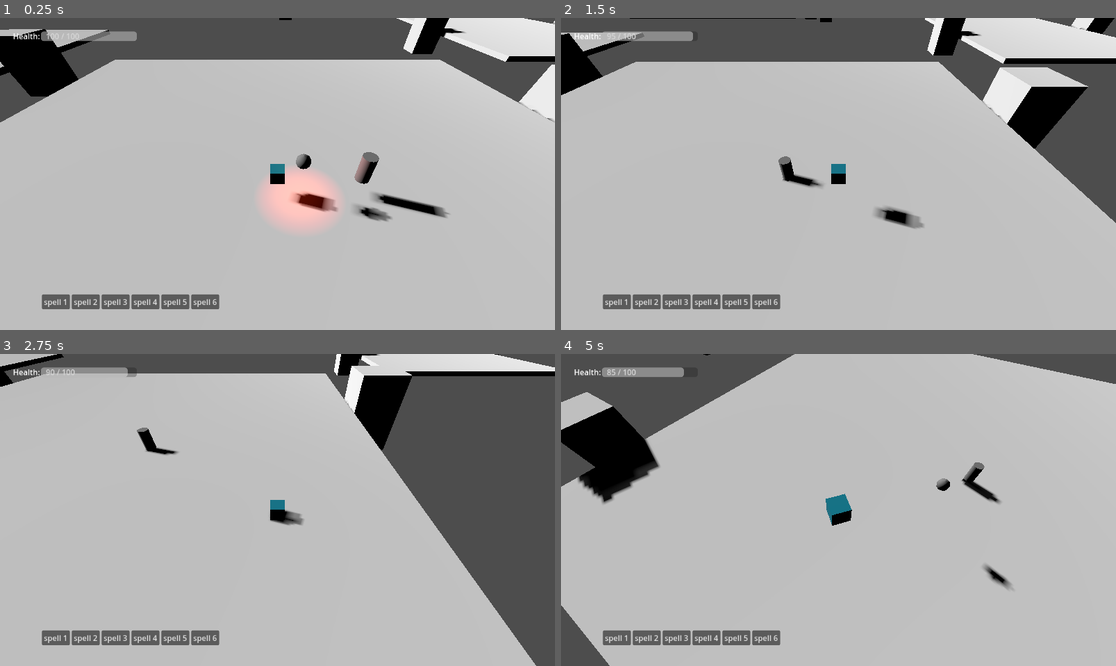
Above: before the commit, frames 1-4 (two rows, left to right).
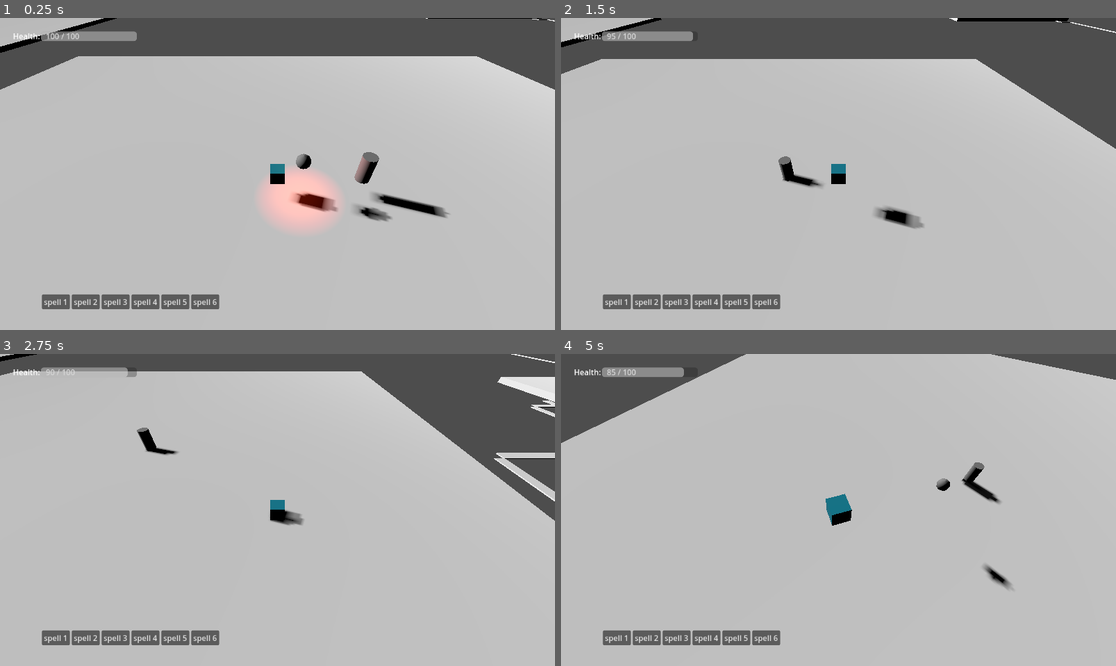
Above: after the commit, the same moments.

Repository: DumplingEater/possible_game
Game: Godot game, scene res://resources/scenes/main.tscn
Same seed, same stepped clock (60 frames per second), same inputs: the game is played once before the commit and once after it.
Inputs (mouse positions are in pixels of both pictures, inside the frame that each line leads up to):
- Up to frame 1 (0.25 s): no input
- Up to frame 2 (1.5 s): move the mouse to (960, 158) at 0.52 s; hold E (move_right) 0.53-1.28 s; tap 1 (action_1) at 0.6 s; tap Space (jump) at 0.77 s; move the mouse to (727, 189) at 1.27 s; hold S (move_back) from 1.28 s (still down); click (727, 189) at 1.35 s
- Up to frame 3 (2.75 s): tap Space (jump) at 1.52 s; move the mouse to (333, 441) at 2.02 s; release S (move_back) at 2.03 s; hold E (move_right) from 2.03 s (still down); hold Right mouse button (mouse_right_click) from 2.03 s (still down)
- Up to frame 4 (5 s): move the mouse to (810, 572) at 2.77 s; release E (move_right) at 2.78 s; release Right mouse button (mouse_right_click) at 2.78 s; hold W (move_forward) 2.78-3.53 s; tap Mouse wheel down (scroll_down) at 2.85 s; tap Space (jump) at 3.02, 3.77, 4.52 s; move the mouse to (1005, 556) at 3.52 s; hold Mouse wheel up (scroll_up) 3.53-4.28 s; hold Q (move_left) from 3.53 s (still down); move the mouse to (672, 463) at 4.27 s; tap 1 (action_1) at 4.35 s

The runs differ from the first frame. In frame 1, 9.0% of the frame differs, in the area x 0-100%, y 0-34%; in frame 2, 13%; in frame 3, 18%, in the area x 0-100%, y 0-100%; in frame 4, 7.9%.

Commit message:
starting to get halls down

Diff:
--- a/resources/scenes/dungeon_level.tscn
+++ b/resources/scenes/dungeon_level.tscn
@@ -7,6 +7,6 @@
 
 [node name="dungeon_spawner" type="Node3D" parent="."]
 script = ExtResource("1_14uwh")
-min_room_size = 30
-room_count = 30
+room_count = 25
+max_iterations = 1000
 base_room = ExtResource("2_6wpme")
--- /dev/null
+++ b/resources/scenes/sandbox.tscn
@@ -0,0 +1,8 @@
+[gd_scene load_steps=2 format=3 uid="uid://xw4tvyyb2j1h"]
+
+[sub_resource type="ArrayMesh" id="ArrayMesh_00qgf"]
+
+[node name="Sandbox" type="Node3D"]
+
+[node name="CSGMesh3D" type="CSGMesh3D" parent="."]
+mesh = SubResource("ArrayMesh_00qgf")
--- a/src/procedural_generation/dungeon_generator.gd
+++ b/src/procedural_generation/dungeon_generator.gd
@@ -7,6 +7,7 @@
 @export var room_count: int = 20
 @export var max_iterations: int = 10000
 @export var hall_width: float = 6
+@export var wall_thickness: float = 1
 
 @export var base_room: PackedScene = null
 
@@ -17,6 +18,8 @@
 func _ready():
 	char_spawn_point = Vector3.ZERO
 	var spawn_set = false
+
+	var halls = {}
 
 	print("Building rooms...")
 	rng = RandomNumberGenerator.new()
@@ -25,8 +28,10 @@
 	while len(rooms) < room_count:
 		var x: int = rng.randi_range(-grid_size, grid_size)
 		var z: int = rng.randi_range(-grid_size, grid_size)
-		var dx: int = rng.randi_range(min_room_size, max_room_size)
-		var dz: int = rng.randi_range(min_room_size, max_room_size)
+		#var dx: int = rng.randi_range(min_room_size, max_room_size)
+		#var dz: int = rng.randi_range(min_room_size, max_room_size)
+		var dx: float = max(min_room_size, rng.randfn(50, 15))
+		var dz: float = max(min_room_size, rng.randfn(dx, 15))
 
 		var candidate_room = base_room.instantiate()
 		var room_position: Vector3 = Vector3(x, 0.0, z)
@@ -37,7 +42,7 @@
 		# see if this room overlaps an existing room, and if so, free it
 		var room_overlaps: bool = false
 		for room in rooms:
-			if room.overlaps_room(candidate_room, hall_width):
+			if room.overlaps_room(candidate_room, hall_width + wall_thickness):
 				room_overlaps = true
 				candidate_room.free()
 				break
@@ -113,7 +118,7 @@
 			var face_for_target_room: int = (face_for_origin_door + 2) % 4
 			var corner_offset: int = int(hall_width / 2.0)
 
-			var start_xz: Array[float] = [0, 0]
+			var start_xz: Vector2 = Vector2(0, 0)
 			start_xz = _calculate_door_position(
 				room,
 				face_for_origin_door,
@@ -121,7 +126,7 @@
 				hall_width
 			)
 
-			var end_xz: Array[float] = [0, 0]
+			var end_xz: Vector2 = Vector2(0, 0)
 			end_xz = _calculate_door_position(
 				target_room,
 				face_for_target_room,
@@ -129,161 +134,42 @@
 				hall_width
 			)
 
-			var door = base_room.instantiate()
-			add_child(door)
-			var p = Vector3(start_xz[0], 0.0, start_xz[1])
-			door.height = 10.0
-			door.construct_room(
-				p,
-				Vector3(hall_width, 10, hall_width),
-			)
-			var door2 = base_room.instantiate()
-			add_child(door2)
-			var p2 = Vector3(end_xz[0], 0.0, end_xz[1])
-			door2.height = 10.0
-			door2.construct_room(
-				p2,
-				Vector3(hall_width, 10, hall_width),
-			)
-
-
-	# i guess for conceptual sake i am picturing this top down +x to right +z 'up'
-	#for room in room_graph:
-		#var adjacent_rooms = room_graph[room]
-		#for target_room in adjacent_rooms:
-#
-			#var rooms_overlap_on_x_axis = !(room.max_x() < target_room.min_x() or room.min_x() > target_room.max_x())
-			#var rooms_overlap_on_z_axis = !(room.max_z() < target_room.min_z() or room.min_z() > target_room.max_z())
-			#
-			#var x_overlap_amount = abs(room.max_x() - target_room.min_x()) if rooms_overlap_on_x_axis else 0.0
-			#var z_overlap_amount = abs(room.max_z() - target_room.min_z()) if rooms_overlap_on_z_axis else 0.0
-			#
-			## if the rooms overlap enough to fit a hall just do a straight hall
-			#if x_overlap_amount > hall_width + 2 or z_overlap_amount > hall_width + 2:
-				#
-				## just line up our 4 x values and sort and our x bounds for hall
-				## pos are the middle two. same for z actually for the bounds of
-				## the hall
-				#var x_edges = [room.min_x(), room.max_x(), target_room.min_x(), target_room.max_x()]
-				#var z_edges = [room.min_z(), room.max_z(), target_room.min_z(), target_room.max_z()]
-				#
-				#x_edges.sort()
-				#z_edges.sort()
-				#
-				#var hall_x = (x_edges[1] + x_edges[2]) / 2
-				#var hall_z = (z_edges[1] + z_edges[2]) / 2
-				#
-				## calculate position and size of hall
-				#var hall_size: Vector3 = Vector3(0, 0, 0)
-				#if rooms_overlap_on_x_axis:
-					#var hall_length = abs(z_edges[1] - z_edges[2])
-					#hall_size = Vector3(hall_width, 1.0, hall_length)
-				#elif rooms_overlap_on_z_axis:
-					#var hall_length = abs(x_edges[1] - x_edges[2])
-					#hall_size = Vector3(hall_length, 1.0, hall_width)
-				#
-				#var hall_position = Vector3(hall_x, 0.0, hall_z)
-				#var hall_room = base_room.instantiate()
-				#add_child(hall_room)
-				#hall_room.construct_room(hall_position, hall_size)
-				#continue
-			#
-			#
-			## the cases where rooms don't directly overlap correlate
-			## to the target room being off of one of the four corners of this
-			## room, so we need a bent hall
-			#
-			#var x_diff = abs(room.global_position.x - target_room.global_position.x)
-			#var z_diff = abs(room.global_position.z - target_room.global_position.z)
-			#
-			## gets closest corner
-			#var start_x = min(room.max_x(), target_room.global_position.x)
-			#start_x = max(room.min_x(), start_x)
-			#var start_z = min(room.max_z(), target_room.global_position.z)
-			#start_z = max(room.min_z(), start_z)
-			#
-			#var should_go_right = bool(target_room.global_position.x > room.global_position.x)
-			#var should_go_up = bool(target_room.global_position.z > room.global_position.z)
-			#
-			#var first_leg_start_position = Vector3()
-			#var first_leg_end_position = Vector3()
-			#var second_leg_start_position = Vector3()
-			#var second_leg_end_position = Vector3()
-			#var first_leg_scale = Vector3()
-			#var second_leg_scale = Vector3()
-			#var first_leg_along_z = false
-			#var second_leg_along_z = false
-			#if randf_range(0.0, 1.0) < 0.5:
-				## moving in z first, snap x to center
-				#first_leg_along_z = true
-				#var target_z = target_room.global_position.z
-				#start_x = room.global_position.x
-				#
-				#if should_go_up:
-					#first_leg_end_position = Vector3(start_x, 0.0, target_z - hall_width / 2.0)
-				#else:
-					#first_leg_end_position = Vector3(start_x, 0.0, target_z + hall_width / 2.0)
-				#
-				#first_leg_start_position = Vector3(start_x, 0.0, start_z)
-				#first_leg_scale = Vector3(hall_width, 1.0, abs(first_leg_end_position.z - start_z))
-					#
-				#var target_x = 0.0
-				#if should_go_right:
-					#target_x = target_room.min_x()
-					#second_leg_start_position = Vector3(start_x + hall_width / 2.0, 0.0, target_z)
-				#else:
-					#target_x = target_room.max_x()
-					#second_leg_start_position = Vector3(start_x - hall_width / 2.0, 0.0, target_z)
-				#
-				#second_leg_end_position = Vector3(target_x, 0.0, target_z)
-				#second_leg_scale = Vector3(abs(second_leg_end_position.x - second_leg_start_position.x), 1.0, hall_width)
-			#else:  # going horizontal first
-				#second_leg_along_z = true
-				#var target_x = target_room.global_position.x
-				#start_z = room.global_position.z
-				#
-				#if should_go_right:
-					#first_leg_end_position = Vector3(target_x - hall_width / 2.0, 0.0, start_z)
-				#else:
-					#first_leg_end_position = Vector3(target_x + hall_width / 2.0, 0.0, start_z)
-				#
-				#first_leg_start_position = Vector3(start_x, 0.0, start_z)
-				#first_leg_scale = Vector3(abs(first_leg_end_position.x - first_leg_start_position.x), 1.0, hall_width)
-				#
-				#var target_z = 0.0
-				#if should_go_up:
-					#target_z = target_room.min_z()
-					#second_leg_start_position = Vector3(target_x, 0.0, start_z + hall_width / 2.0)
-				#else:
-					#target_z = target_room.max_z()
-					#second_leg_start_position = Vector3(target_x, 0.0, start_z - hall_width / 2.0)
-				#
-				#second_leg_end_position = Vector3(target_x, 0.0, target_z)
-				#second_leg_scale = Vector3(hall_width, 1.0, abs(second_leg_end_position.z - second_leg_start_position.z))
-			#
-			#var first_hall_leg = base_room.instantiate()
-			#add_child(first_hall_leg)
-			#var first_leg_center = (first_leg_start_position + first_leg_end_position) / 2.0
-			#first_hall_leg.height = 1.0
-			#first_hall_leg.construct_room(
-				#first_leg_center,
-				#first_leg_scale,
-				#first_leg_along_z,
-				#not first_leg_along_z
-			#)
-			#
-			#var second_hall_leg = base_room.instantiate()
-			#add_child(second_hall_leg)
-			#var second_leg_center = (second_leg_start_position + second_leg_end_position) / 2.0
-			#second_hall_leg.construct_room(
-				#second_leg_center,
-				#second_leg_scale,
-				#second_leg_along_z,
-				#not second_leg_along_z
-			#)
-			#
-			##var starting_point: Vector3(start_x, 0.0, start_z)
-			##var elbow_point = Vector3
+			var hall_nodes = []
+
+			if abs(room_x_diff) < hall_width:
+				start_xz = Vector2(room.global_position.x, start_xz[1])
+				end_xz = Vector2(start_xz[0], end_xz[1])
+				hall_nodes = [start_xz, end_xz]
+			elif abs(room_z_diff) < hall_width:
+				start_xz = Vector2(start_xz[0], room.global_position.z)
+				end_xz = Vector2(end_xz[0], start_xz[1])
+				hall_nodes = [start_xz, end_xz]
+			else:
+				hall_nodes = _calculate_hall_nodes(
+					start_xz, end_xz,
+					rooms, halls
+				)
+
+			var N = hall_nodes.size()
+			print("Got some hall nodes %d: " % N, hall_nodes)
+			for i in range(1, N):
+				print("Adding leg")
+				var start_node = hall_nodes[i - 1]
+				var end_node = hall_nodes[i]
+				var center: Vector3 = Vector3(
+					(start_node[0] + end_node[0]) / 2,
+					0.0,
+					(start_node[1] + end_node[1]) / 2
+				)
+				var dx = max(1, abs(start_node[0] - end_node[0]))# + hall_width
+				var dz = max(1, abs(start_node[1] - end_node[1]))# + hall_width
+				print("dx %-5.2f dz %-5.2f" % [dx, dz])
+				var size = Vector3(dx, 0.1, dz)
+				var hall_leg = base_room.instantiate()
+				add_child(hall_leg)
+				hall_leg.construct_room(
+					center, size
+				)
 	#
 	print("Setting spawn point...")
 	# add rooms as children
@@ -297,11 +183,13 @@
 	var character = get_node("../../agents/players/character")
 	character.ready.connect(_set_player_spawn)
 
-func _calculate_door_position(room, face: int,
-corner_offset: int, hall_width: int) -> Array[float]:
+func _calculate_door_position(
+	room, face: int,
+	corner_offset: int, hall_width: int
+) -> Vector2:
 	var start_door_x: float = 0
 	var start_door_z: float = 0
-	var half_width: float = hall_width / 2
+	var half_width: float = (hall_width / 2)
 
 	# top or bottom case
 	if face == 0 or face == 2:
@@ -320,26 +208,133 @@
 			room.min_z() + corner_offset,
 			room.max_z() - corner_offset
 		)
-	return [start_door_x, start_door_z]
+	return Vector2(start_door_x, start_door_z)
 
 func _calculate_hall_nodes(
-	start_xz: Array[float],
-	end_xz: Array[float],
+	start_xz: Vector2,
+	target_xz: Vector2,
+	rooms,
+	halls
+):
+	var walker_xz: Vector2 = Vector2(start_xz[0], start_xz[1])
+
+	var move_option_deltas: Array[Vector2] = [
+		Vector2(0, 1),
+		Vector2(1, 0),
+		Vector2(0, -1),
+		Vector2(-1, 0)
+	]
+
+	var directions = ["up", "right", "down", "left"]
+
+	# iterate until the node is within one step of the finish
+	var current_direction: int = -1
+	var hall_nodes = []
+	print("Start Node: ", start_xz, " End Node: ", target_xz)
+	var iterations = 0
+	while not _is_near_end(walker_xz, target_xz):
+		print("Walker position: ", walker_xz)
+		var best_index: int = -1
+		var best_weight: float = 1e9
+		var best_delta: Vector2 = Vector2()
+		var best_candidate: Vector2 = Vector2()
+
+		# calculate the predicted weight of each option
+		for delta_index in range(move_option_deltas.size()):
+			var delta: Vector2 = move_option_deltas[int(delta_index)]
+			var candidate_xz: Vector2 = walker_xz + delta
+			var candidate_node_count = hall_nodes.size() + 1
+			if delta_index != current_direction: candidate_node_count += 1
+			var heuristic_weight: float = _heuristic_weight(
+				candidate_xz, target_xz,
+				rooms, halls, hall_width, candidate_node_count
+			)
+			var weight_from_start: float = start_xz.distance_to(candidate_xz)
+
+			var predicted_weight: float = weight_from_start + heuristic_weight
+			print("g(n): %10.5f + h(n): %10.5f = %10.5f at index %d with delta %5.1f, %5.1f, candidate: %5.1f, %5.1f, candidate node count %d" % \
+			[weight_from_start, heuristic_weight, predicted_weight, delta_index,
+			delta[0], delta[1], candidate_xz[0], candidate_xz[1], candidate_node_count])
+			if predicted_weight <= best_weight:
+				best_weight = predicted_weight
+				best_index = int(delta_index)
+				best_candidate = candidate_xz
+				best_delta = delta
+		iterations += 1
+		if iterations == 1000:
+			return []
+
+		#print("went: ", directions[best_index], " 	Best weight: ", best_weight, " Best Index: ", best_index, " Best Candidate: ", best_candidate, " Best Delta: ", best_delta)
+
+		# check if moving in this best direction would hit a hall,
+		# and, if so, would that hall hit the room we actually want to go to
+		# if both are true, we can just end. if it hits a hall but that hall
+		# doesn't go where we want, basically just ignore that we hit the hall
+		# and make a junction, still need to work through that probably
+
+		# if the direction changed, mark a dir change
+		if current_direction != best_index:
+			current_direction = best_index
+			hall_nodes += [best_candidate]
+
+		# go ahead and move
+		walker_xz = best_candidate
+
+	hall_nodes += [target_xz]
+	return hall_nodes
+
+func _would_candidate_hit_room_buffer(
+	candidate_xz: Vector2,
 	rooms
-	):
-	var weight_func = func _predict_weight(
-		candidate_x: float, candidate_z: float,
-		target_x: float, target_z: float,
-		rooms,
-		hall_width
-		) -> float:
-		var dx: float = candidate_x - target_x
-		var dz: float = candidate_z - target_z
-		var dist_squared: float = dx * dx + dz * dz
-		var dist = sqrt(dist_squared)
-
-		return dist
-	return
+):
+	var half_hall = hall_width / 2.0
+	var hall_buffer = half_hall + wall_thickness
+	var candidate_minx = candidate_xz[0] - hall_buffer
+	var candidate_maxx = candidate_xz[0] + hall_buffer
+	var candidate_minz = candidate_xz[1] - hall_buffer
+	var candidate_maxz = candidate_xz[1] + hall_buffer
+	var room_buffer = wall_thickness
+
+	for room in rooms:
+		if candidate_minx > room.max_x() + room_buffer:
+			continue
+		if candidate_maxx < room.min_x() - room_buffer:
+			continue
+		if candidate_minz > room.max_z() + room_buffer:
+			continue
+		if candidate_maxz < room.min_z() - room_buffer:
+			continue
+		return true
+
+	return false
+
+func _heuristic_weight(
+	candidate_xz: Vector2,
+	target_xz: Vector2,
+	rooms,
+	halls,
+	hall_width,
+	node_count
+) -> float:
+	var dist = candidate_xz.distance_to(target_xz)
+	var weight = dist * 2
+	weight += node_count * 1.2
+	#if _would_candidate_hit_room_buffer(candidate_xz, rooms):
+		#if (candidate_xz[0] == target_xz[0] or candidate_xz[1] == target_xz[1]) and dist < 3:
+			#print("hit a room but at a door so its ok")
+		#else:
+			#print("hit room : (")
+			#weight *= 20
+	return weight
+
+func _is_near_end(
+	candidate_xz: Vector2,
+	target_xz: Vector2
+) -> bool:
+	var dist = candidate_xz.distance_to(target_xz)
+	#print("distance to end: ", dist)
+	return bool(dist <= 1.0)
+
 
 func _set_player_spawn():
 	var character = get_node("../../agents/players/character")
